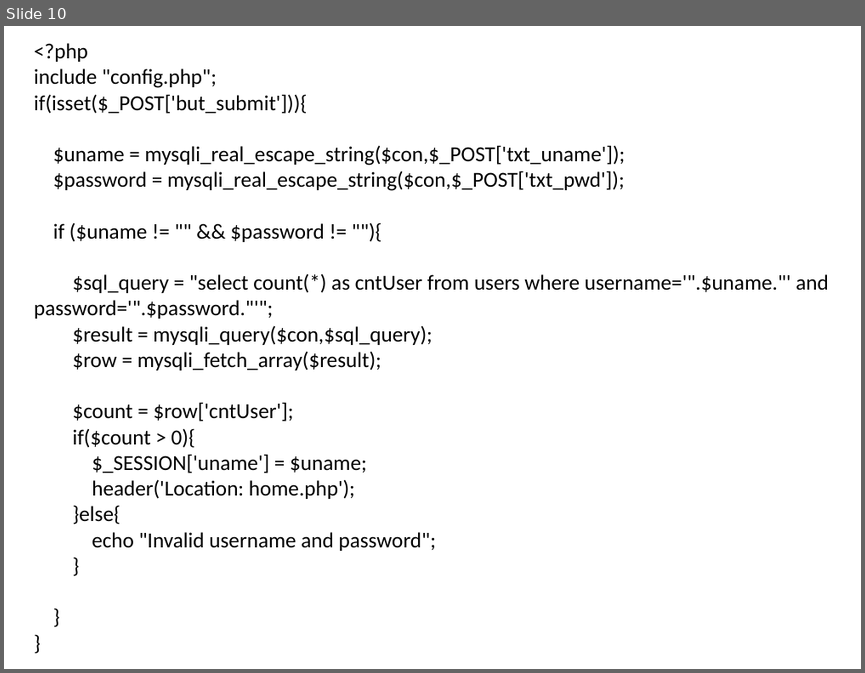
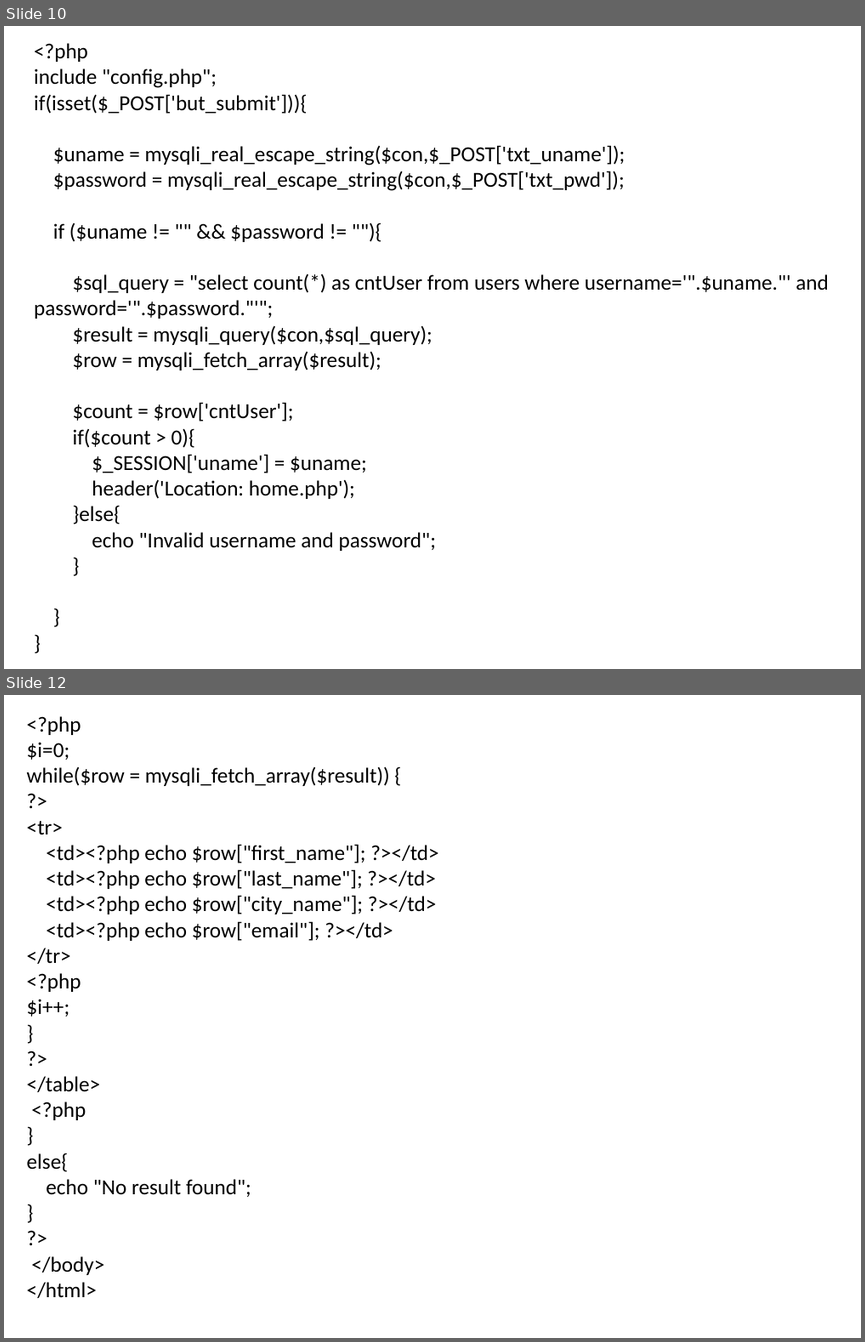
Before and after one commit to sanjay70sharma/PHP, a slide deck: PHP & MySql.pptx. Shown one above the other, each under a label of ours: slide 10 before the commit, slides 10 and 12 after it; the slides between them are not shown. The pictures are 865x673 and 865x1342 pixels, drawn with LibreOffice and Linux fonts; fonts in the diff are those of the drawing. Boxes give left, top, right and bottom in pixels: in the first picture for what was removed or moved away, otherwise in the second. Text is boxed around its words. In the diff, an @@ line names an element or a change of style, - is before the commit and + after.

```diff
--- a/PHP & MySql.pptx
+++ b/PHP & MySql.pptx
@@ slide 12 added at (4, 695, 861, 1338), background #FFFFFF @@
@@ text added at (27, 716, 438, 1298), 18 pt, text #000000 @@
+<?php
+$i=0;
+while($row = mysqli_fetch_array($result)) {
+?>
+<tr>
+<td><?php echo $row["first_name"]; ?></td>
+<td><?php echo $row["last_name"]; ?></td>
+<td><?php echo $row["city_name"]; ?></td>
+<td><?php echo $row["email"]; ?></td>
+</tr>
+<?php
+$i++;
+}
+?>
+</table>
+<?php
+}
+else{
+echo "No result found";
+}
+?>
+</body>
+</html>
```
Also in this commit, not shown: 2 other slides added, 1 slide removed.
